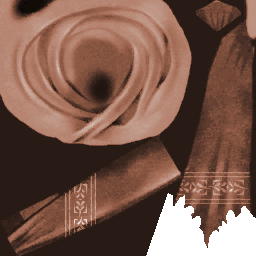
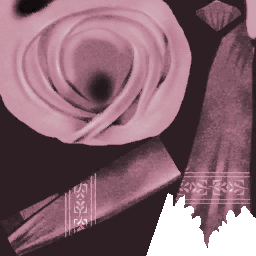
Two versions of the same layered image (256px x 256px). Layer-by-layer changes:
pixels changed over (0, 0, 256, 256) (layer not identified)
